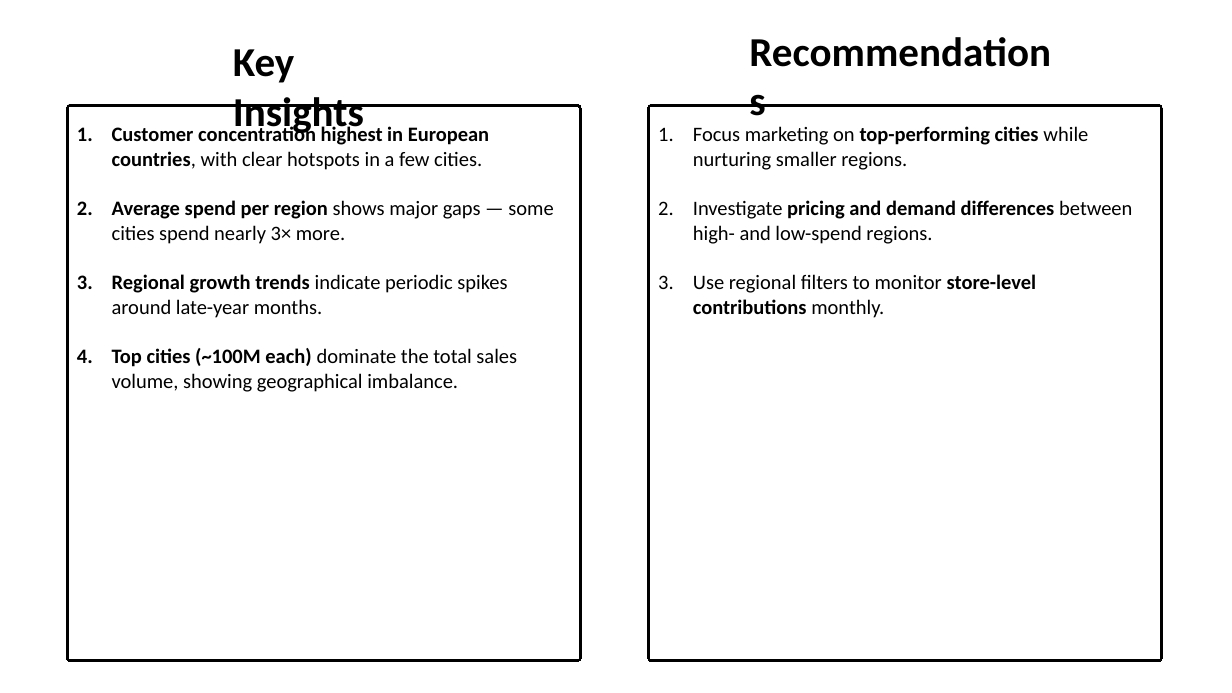
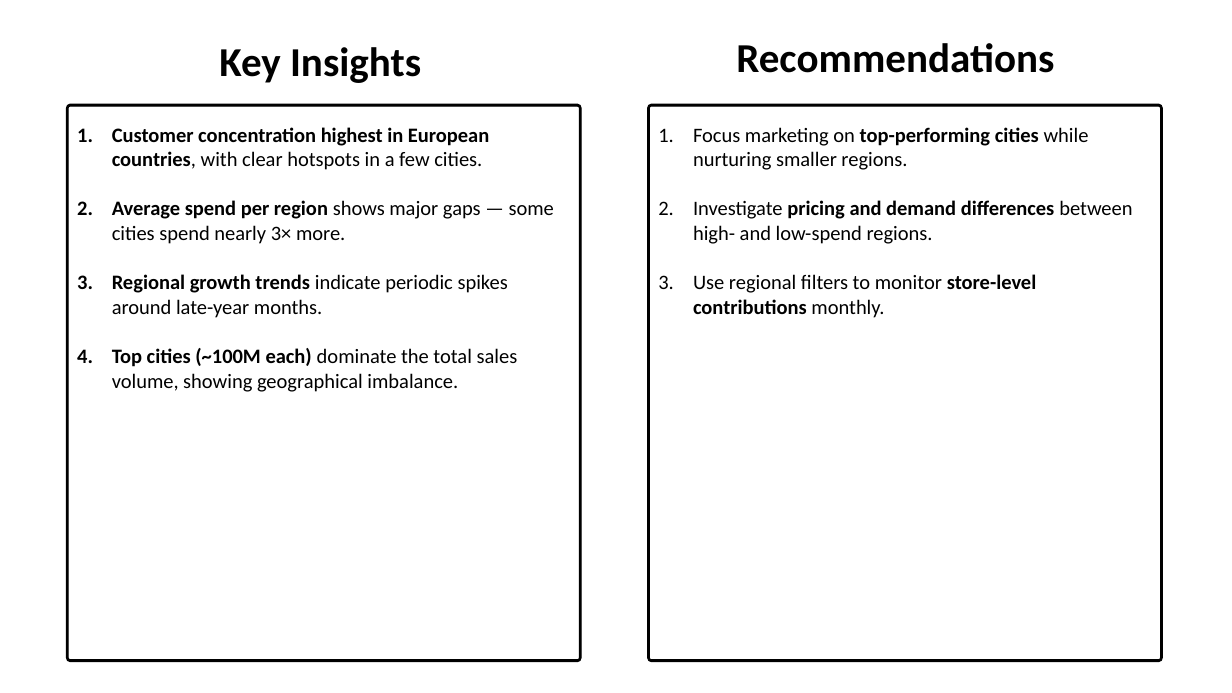
Before and after one commit to parvej1-7alam/WsCube-DAMP-ML-Capstone, a slide deck: slide 29 of Presentation/Capstone_PPT.pptx. Drawn at 1232x693 pixels with LibreOffice and Linux fonts; fonts in the diff are those of the drawing. Boxes give left, top, right and bottom in pixels: in the first picture for what was removed or moved away, otherwise in the second. Text is boxed around its words. In the diff, an @@ line names an element or a change of style, - is before the commit and + after.

```diff
--- a/Presentation/Capstone_PPT.pptx
+++ b/Presentation/Capstone_PPT.pptx
@@ text "Recommendations" rewrapped from (740,21,1069,80) to (736,43,1054,73) @@
@@ text "Key Insights" rewrapped from (233,49,364,136) to (219,47,421,83) @@
```
Also in this commit, not shown: 34 other slides changed.
